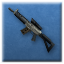
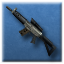
Layers edited between the first and the second 64x64 image:
added layer "Layer 3" above "Layer 2" over [6, 5, 57, 57]
hid "Layer 1", painted on it over [6, 5, 57, 59]
